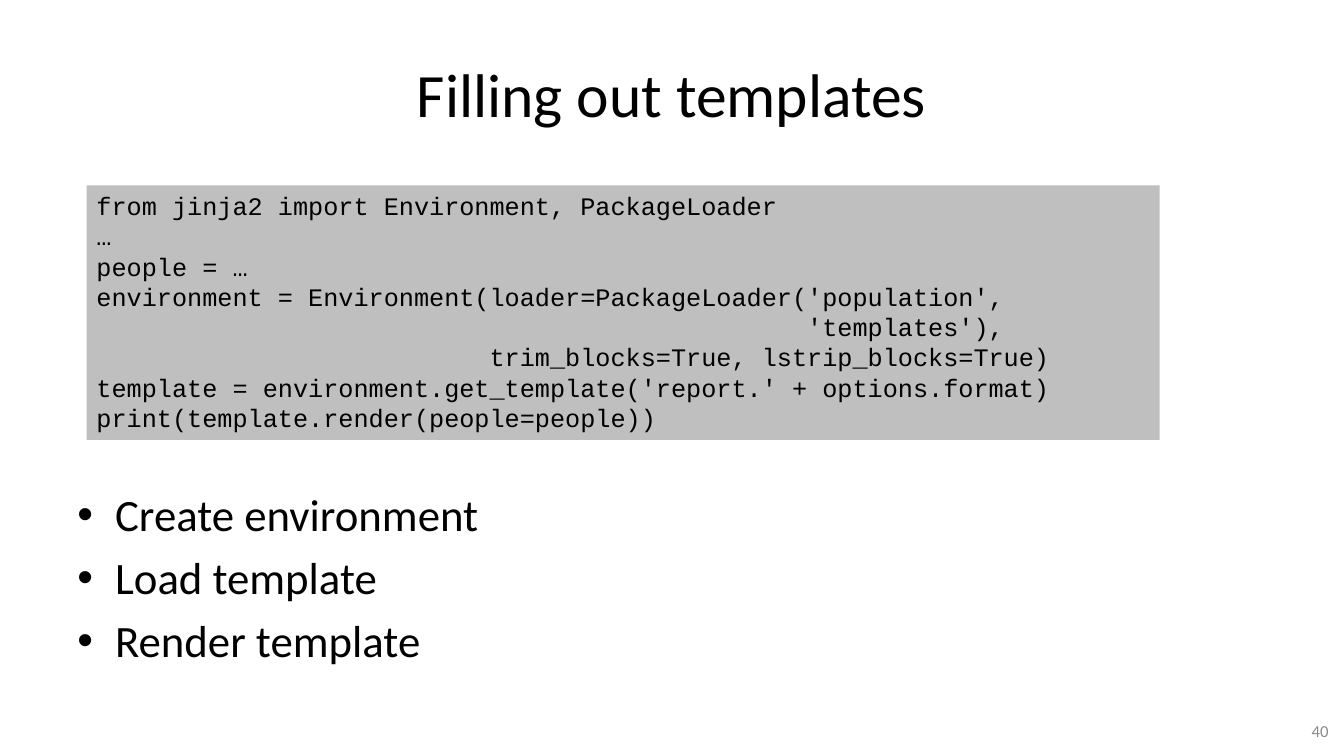
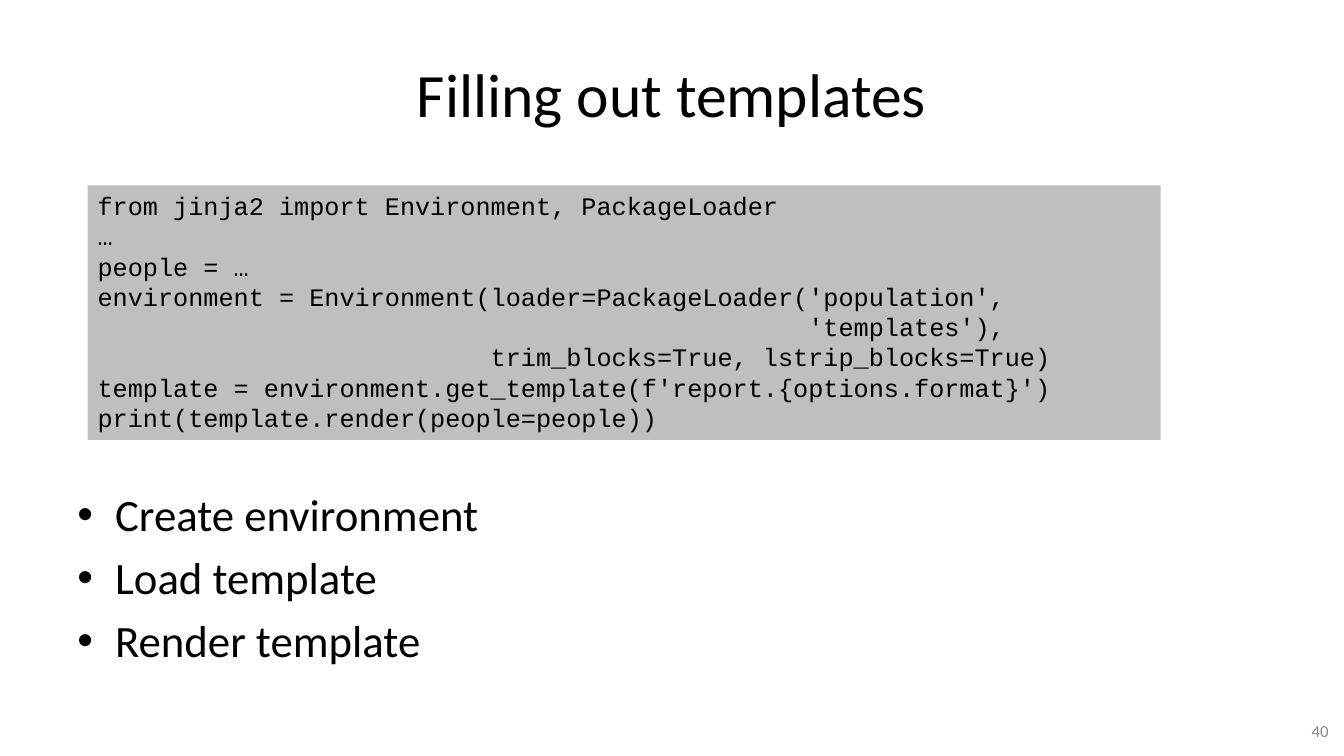
Before and after one commit to gjbex/Python-for-systems-programming, a slide deck: slide 40 of python_for_systems_programming.pptx. Drawn at 1344x756 pixels with LibreOffice and Linux fonts; fonts in the diff are those of the drawing. Boxes give left, top, right and bottom in pixels: in the first picture for what was removed or moved away, otherwise in the second. Text is boxed around its words. In the diff, an @@ line names an element or a change of style, - is before the commit and + after.

Commit message:
Update slides
* fix URL for recent version of Python
* use f-strings rather than format method

```diff
--- a/python_for_systems_programming.pptx
+++ b/python_for_systems_programming.pptx
@@ text in rectangle at (98,378,1050,403): text changed @@
-template = environment.get_template('report.' + options.format)
+template = environment.get_template(f'report.{options.format}')
```
Also in this commit, not shown: 6 other slides changed.
